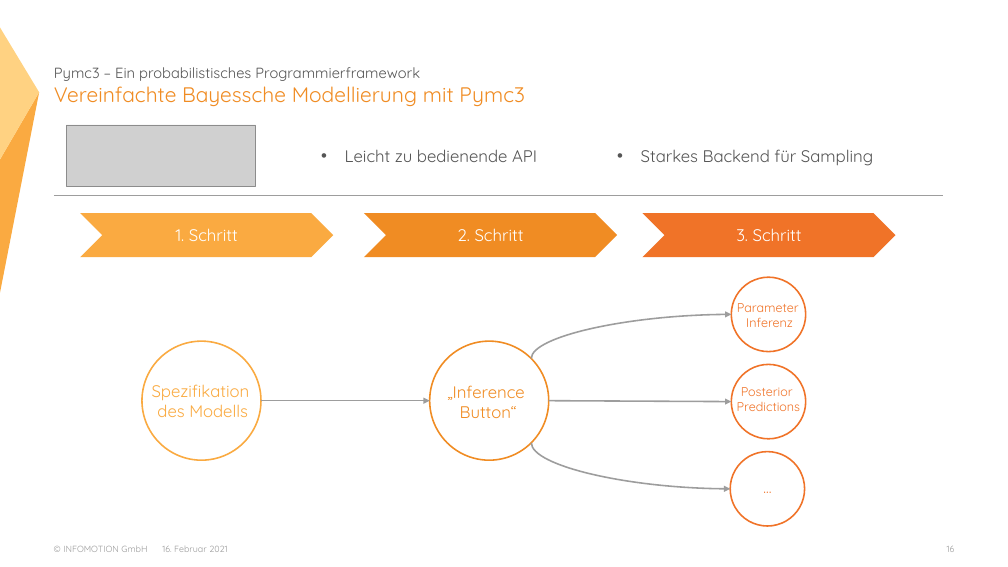
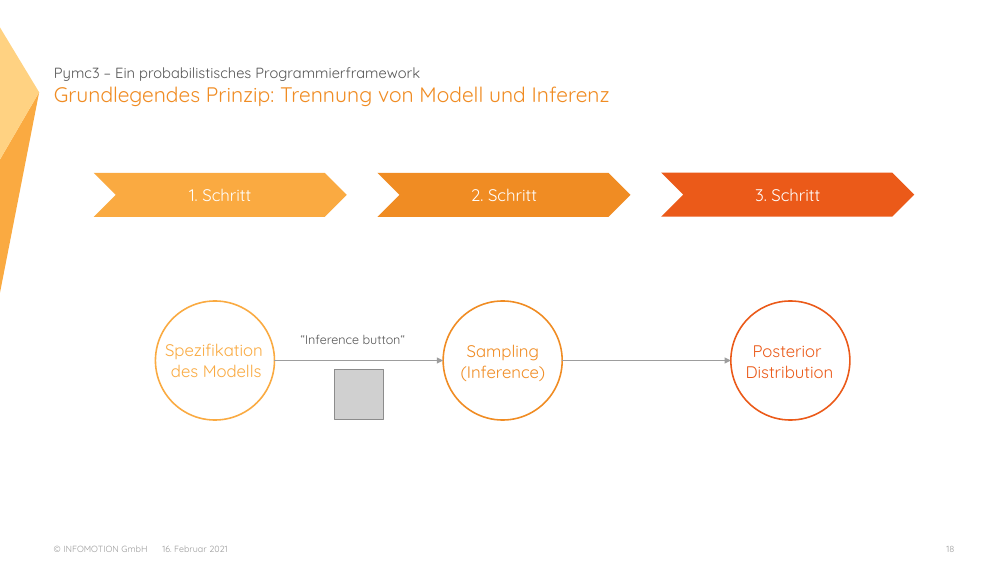
Before and after one commit to ThiesDS/bayes_workshop, a slide deck: slide 18 of 1_theorie/slides.pptx (slide 16 before the commit). Drawn at 1008x567 pixels with LibreOffice and Linux fonts; fonts in the diff are those of the drawing; grey boxes stand for pictures; background and template pictures are left out. Boxes give left, top, right and bottom in pixels: in the first picture for what was removed or moved away, otherwise in the second. Text is boxed around its words. In the diff, an @@ line names an element or a change of style, - is before the commit and + after.

Commit message:
Add stuff to pymc3 theory part.

```diff
--- a/1_theorie/slides.pptx
+++ b/1_theorie/slides.pptx
@@ title at box(54, 80, 610, 106): text changed @@
-Vereinfachte Bayessche Modellierung mit Pymc3
+Grundlegendes Prinzip: Trennung von Modell und Inferenz
@@ picture removed at box(67, 125, 256, 186) @@
@@ text removed at box(345, 149, 537, 162) @@
-• Leicht zu bedienende API
@@ text removed at box(641, 149, 873, 166) @@
-• Starkes Backend für Sampling
@@ chevron "3. Schritt": place and size @@
-chevron "3. Schritt" at box(643, 213, 896, 257)
+chevron "3. Schritt" at box(662, 172, 915, 216)
@@ chevron "3. Schritt" at box(662, 172, 915, 216): fill #F07328 to #EB5A19 @@
@@ line removed from (54, 195) to (943, 195) @@
@@ ellipse removed at box(731, 278, 805, 352) @@
@@ curved arrow removed from (532, 358) to (731, 315) @@
@@ ellipse added at box(731, 301, 850, 420), outline #EB5A19 1.5 pt @@
@@ text removed at box(737, 303, 799, 327) @@
-Parameter
-Inferenz
@@ text added at box(301, 335, 405, 344), 12 pt, text #555555 @@
+“Inference button“
@@ text at box(461, 344, 546, 381): text changed @@
-„Inference
-Button“
+Sampling
+(Inference)
@@ text "Posterior": place and size @@
-text "Posterior" at box(737, 387, 800, 411)
+text "Posterior" at box(746, 345, 834, 378)
@@ text at box(753, 345, 822, 357): size 12 to 16 pt, text colour #F07328 to #EB5A19 in "Posterior" @@
@@ 2 chevrons, 2 ellipses, 1 text, 1 arrow: place and size @@
-2 chevrons, 2 ellipses, 1 text, 1 arrow at box(80, 213, 617, 460)
+2 chevrons, 2 ellipses, 1 text, 1 arrow at box(94, 173, 631, 420)
@@ picture added at box(334, 370, 384, 420) @@
@@ arrow moved from (549, 401) - (731, 402) to (563, 361) - (731, 361) @@
@@ ellipse removed at box(731, 364, 805, 439) @@
@@ text at box(746, 365, 834, 378): text changed; size 12 to 16 pt; text colour #F07328 to #EB5A19 @@
-Predictions
+Distribution
@@ curved arrow removed from (532, 443) to (730, 489) @@
@@ ellipse removed at box(730, 451, 805, 526) @@
@@ text removed at box(760, 479, 775, 497) @@
-…
@@ page number at box(946, 546, 954, 552): text changed @@
-16
+18
```
Also in this commit, not shown: 1 other slide changed, 3 slides added, 2 other files.
